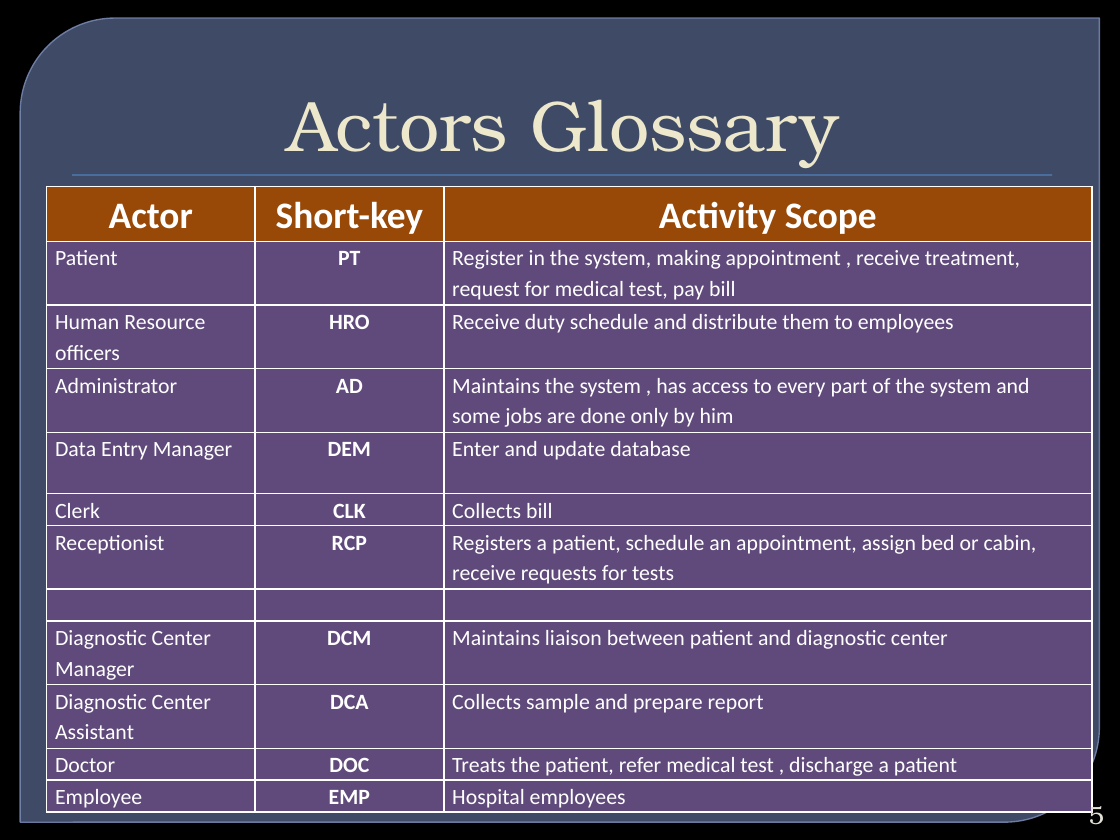
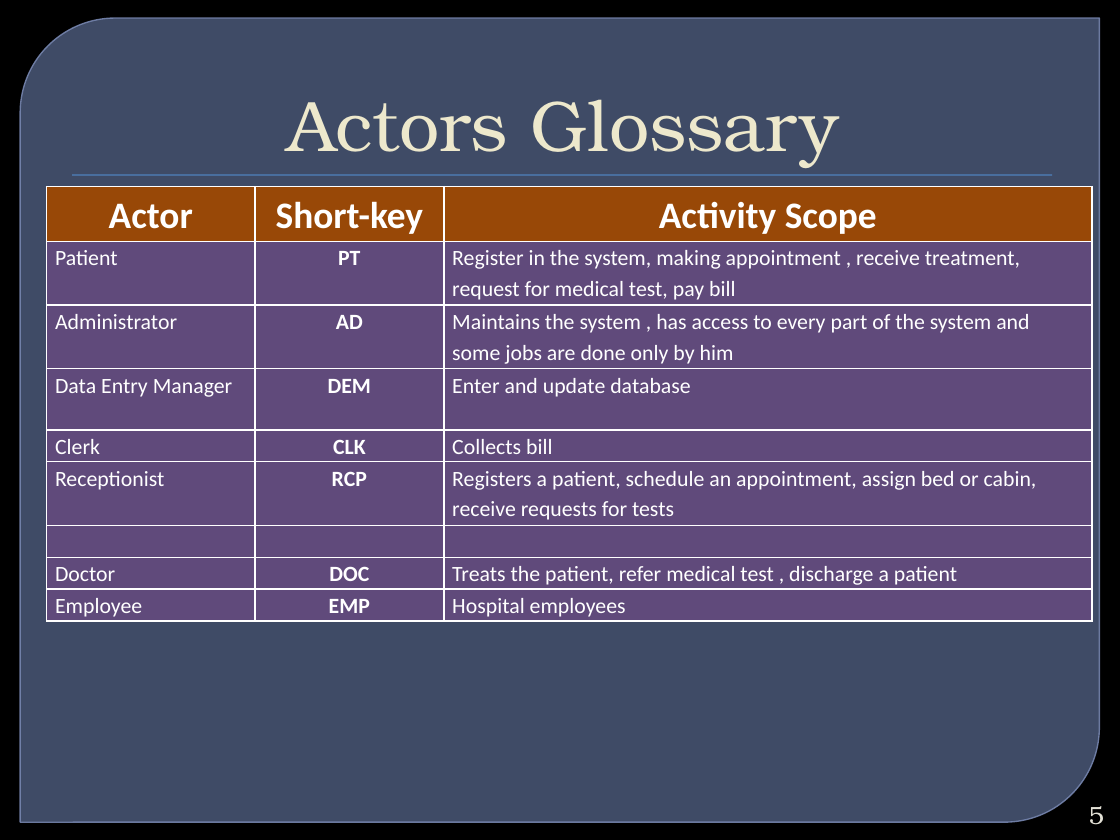
Before and after one commit to bimurtobadhan/CSE308HospitalManagementSystem1005016, a slide deck: slide 5 of Week 2/Hospital Management System.pptx. Drawn at 1120x840 pixels with LibreOffice and Linux fonts; fonts in the diff are those of the drawing; background and template pictures are left out. Boxes give left, top, right and bottom in pixels: in the first picture for what was removed or moved away, otherwise in the second. Text is boxed around its words. In the diff, an @@ line names an element or a change of style, - is before the commit and + after.

```diff
--- a/Week 2/Hospital Management System.pptx
+++ b/Week 2/Hospital Management System.pptx
@@ table at (x1=47, y1=187, x2=1093, y2=622) @@
-row 3: Human Resource officers | HRO | Receive duty schedule and distribute them to employees
-row 9: Diagnostic Center / Manager | DCM | Maintains liaison between patient and diagnostic center
-row 10: Diagnostic Center Assistant | DCA | Collects sample and prepare report
```
Also in this commit, not shown: 25 other slides changed, 32 slides removed, 4 other files.
